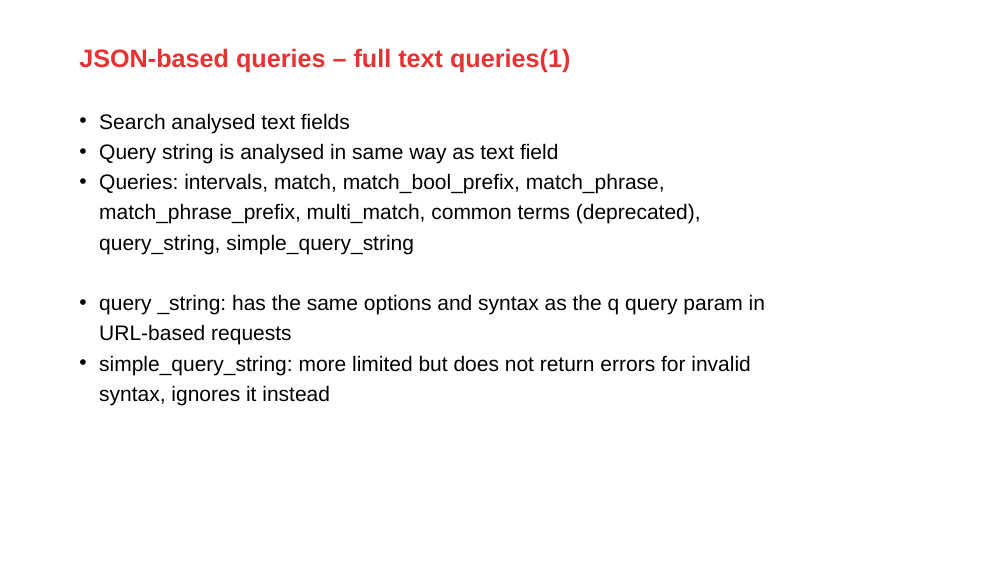
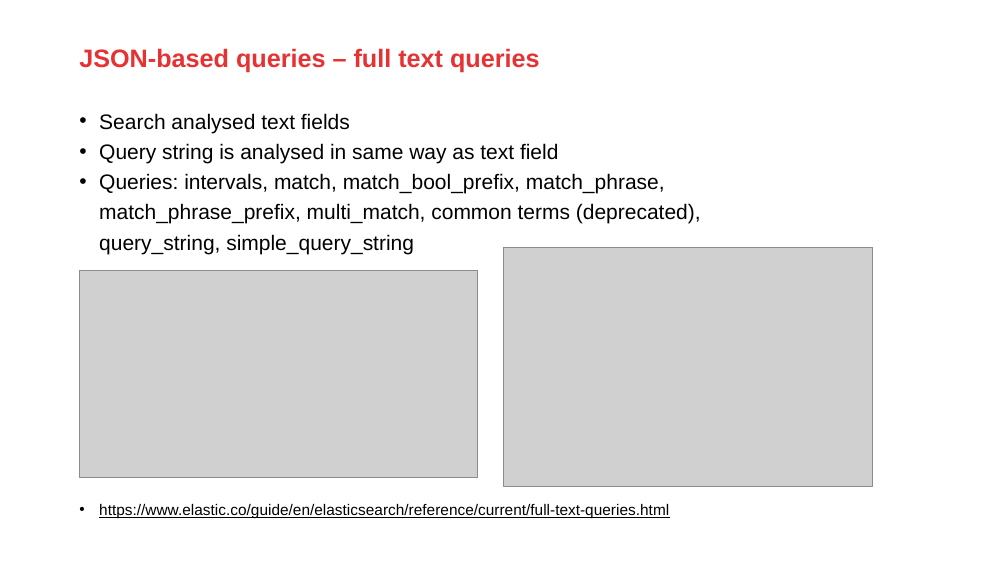
Before and after one commit to AMIS-Services/sig-elasticsearch-may2020, a slide deck: slide 27 of Elasticsearch.pptx. Drawn at 1008x567 pixels with LibreOffice and Linux fonts; fonts in the diff are those of the drawing; grey boxes stand for pictures; background and template pictures are left out. Boxes give left, top, right and bottom in pixels: in the first picture for what was removed or moved away, otherwise in the second. Text is boxed around its words. In the diff, an @@ line names an element or a change of style, - is before the commit and + after.

```diff
--- a/Elasticsearch.pptx
+++ b/Elasticsearch.pptx
@@ title at box(79, 48, 540, 72): text changed @@
-JSON-based queries – full text queries(1)
+JSON-based queries – full text queries
@@ picture added at box(504, 247, 873, 486) @@
@@ picture added at box(80, 270, 478, 477) @@
@@ text at box(99, 504, 669, 518): text changed; size 15 to 11 pt @@
-• query _string: has the same options and syntax as the q query param in URL-based requests
-• simple_query_string: more limited but does not return errors for invalid syntax, ignores it instead
+• https://www.elastic.co/guide/en/elasticsearch/reference/current/full-text-queries.html
```
Also in this commit, not shown: 6 other slides changed, 2 slides removed.
